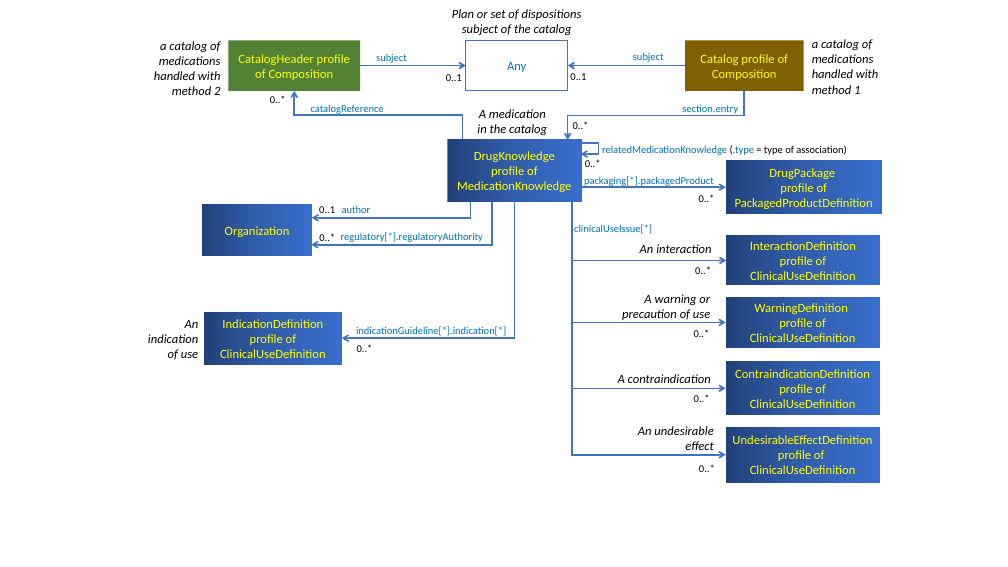
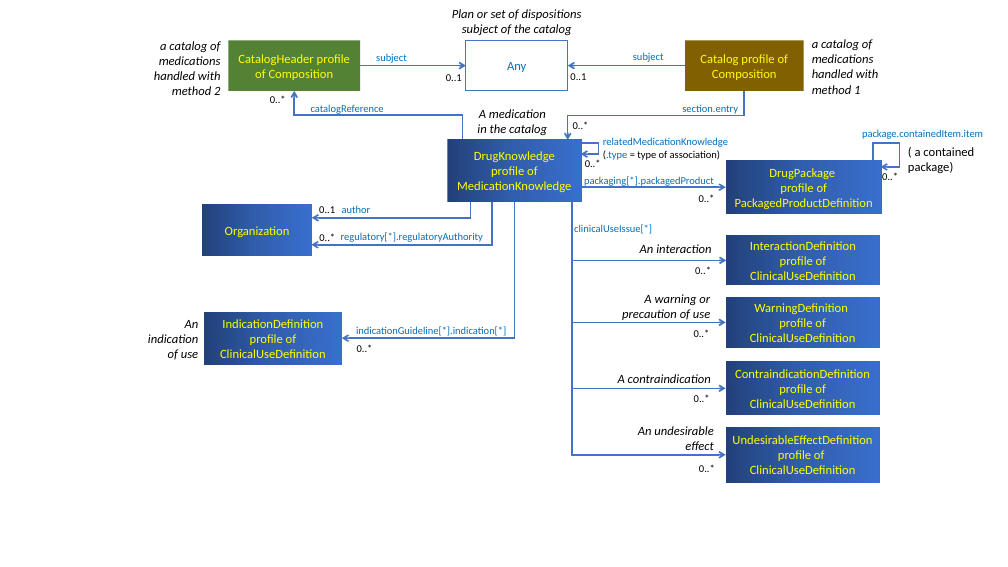
Before and after one commit to HL7/fhir-order-catalog, a slide deck: slide 2 of input/images-source/MedicationCatalog.pptx. Drawn at 1008x567 pixels with LibreOffice and Linux fonts; fonts in the diff are those of the drawing. Boxes give left, top, right and bottom in pixels: in the first picture for what was removed or moved away, otherwise in the second. Text is boxed around its words. In the diff, an @@ line names an element or a change of style, - is before the commit and + after.

```diff
--- a/input/images-source/MedicationCatalog.pptx
+++ b/input/images-source/MedicationCatalog.pptx
@@ text "relatedMedicationKnowledge (.type = type of ..." rewrapped from [602, 145, 846, 155] to [603, 137, 728, 160] @@
@@ text added at [862, 129, 983, 139], 10 pt, text #0070C0 @@
+package.containedItem.item
@@ elbow arrow added from (873, 162) to (881, 167), #4472C4 1.5 pt @@
@@ text added at [908, 147, 974, 173], 12 pt, text #000000 @@
+( a contained package)
@@ rectangle added at [866, 162, 881, 172], fill #4472C4, outline #325491 1 pt @@
@@ text added at [882, 172, 898, 180], 10 pt, text #000000 @@
+0..*
```
Also in this commit, not shown: 1 other slide changed, 13 other files.
